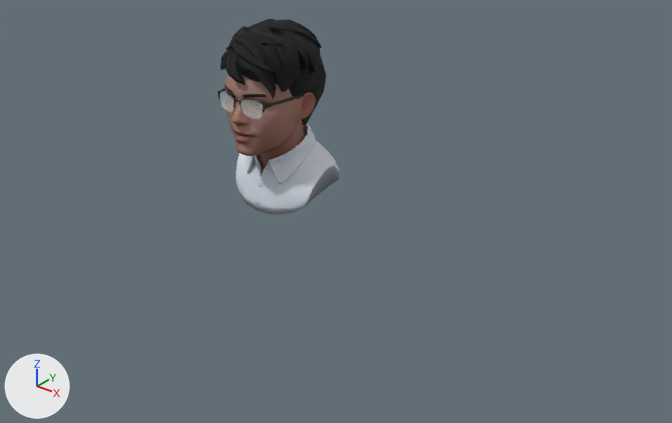
One commit to the glTF model TriHuynh/public/models/avatar.glb: the scene before it, then after it.
One viewpoint serves both versions: a camera (50 mm lens) standing at (1.214, -1.305, 1.237) and looking at (0.137, 0.042, 0.402). The axes (+X, +Y, +Z) are drawn at lower left. The lights are the same throughout.

The scene before the commit, as lines of its bpy script (objects in view):
```python
me_wolf3d_hair = bpy.data.meshes.new('Wolf3D_Hair')
me_wolf3d_hair.from_pydata(...)  # 653 vertices, 1203 faces; spans x -0.107..0.098, y -0.106..0.124, z 0.55..0.783
me_wolf3d_hair.materials.append(mat_wolf3d_hair)
me_wolf3d_head = bpy.data.meshes.new('Wolf3D_Head')
me_wolf3d_head.from_pydata(...)  # 2060 vertices, 4094 faces; spans x -0.096..0.096, y -0.104..0.122, z 0.441..0.753
me_wolf3d_head.materials.append(mat_wolf3d_skin)  # picture img_basecolor_001
me_wolf3d_shirt = bpy.data.meshes.new('Wolf3D_Shirt')
me_wolf3d_shirt.from_pydata(...)  # 293 vertices, 567 faces; spans x -0.116..0.115, y -0.048..0.135, z 0.39..0.561
me_wolf3d_shirt.materials.append(mat_wolf3d_shirt)  # picture img_shirt_m_13_d
ob_wolf3d_hair = bpy.data.objects.new('Wolf3D_Hair', me_wolf3d_hair)
ob_wolf3d_hair.location = (0.0, 0.0, 0.0)
ob_wolf3d_head = bpy.data.objects.new('Wolf3D_Head', me_wolf3d_head)
ob_wolf3d_head.location = (0.0, 0.0, 0.0)
ob_wolf3d_shirt = bpy.data.objects.new('Wolf3D_Shirt', me_wolf3d_shirt)
ob_wolf3d_shirt.location = (0.0, 0.0, 0.0)
```
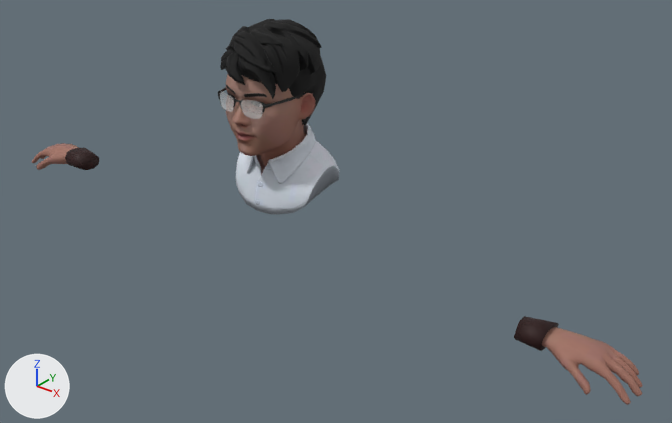
Changed parts and their boxes [x1, y1, x2, y2] in the pictures (672 x 423 px):
'Wolf3D_Hands', added (brown): after [32, 143, 643, 405]

Diff of the bpy script that builds the scene:
```diff
--- a/TriHuynh/public/models/avatar.glb.py
+++ b/TriHuynh/public/models/avatar.glb.py
@@ me_wolf3d_hands @@
+me_wolf3d_hands.from_pydata(...)  # 1742 vertices, 3448 faces; spans x -0.82..0.82, y -0.07..0.04, z 0.29..0.36
+me_wolf3d_hands.materials.append(mat_wolf3d_skin)  # picture img_basecolor_001
@@ ob_wolf3d_hands @@
+ob_wolf3d_hands = bpy.data.objects.new('Wolf3D_Hands', me_wolf3d_hands)
+ob_wolf3d_hands.location = (0.0, 0.0, 0.0)
```
